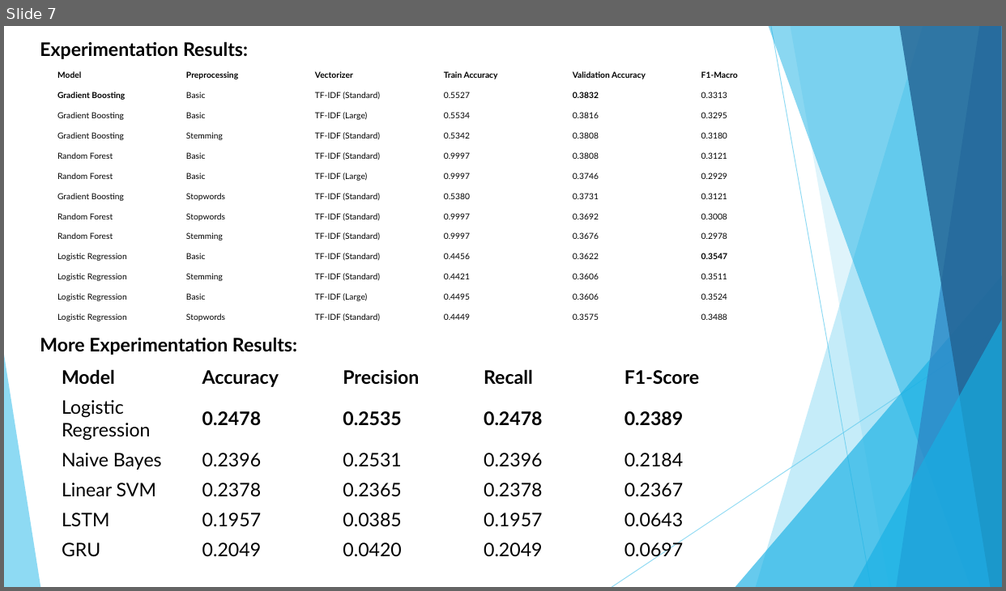
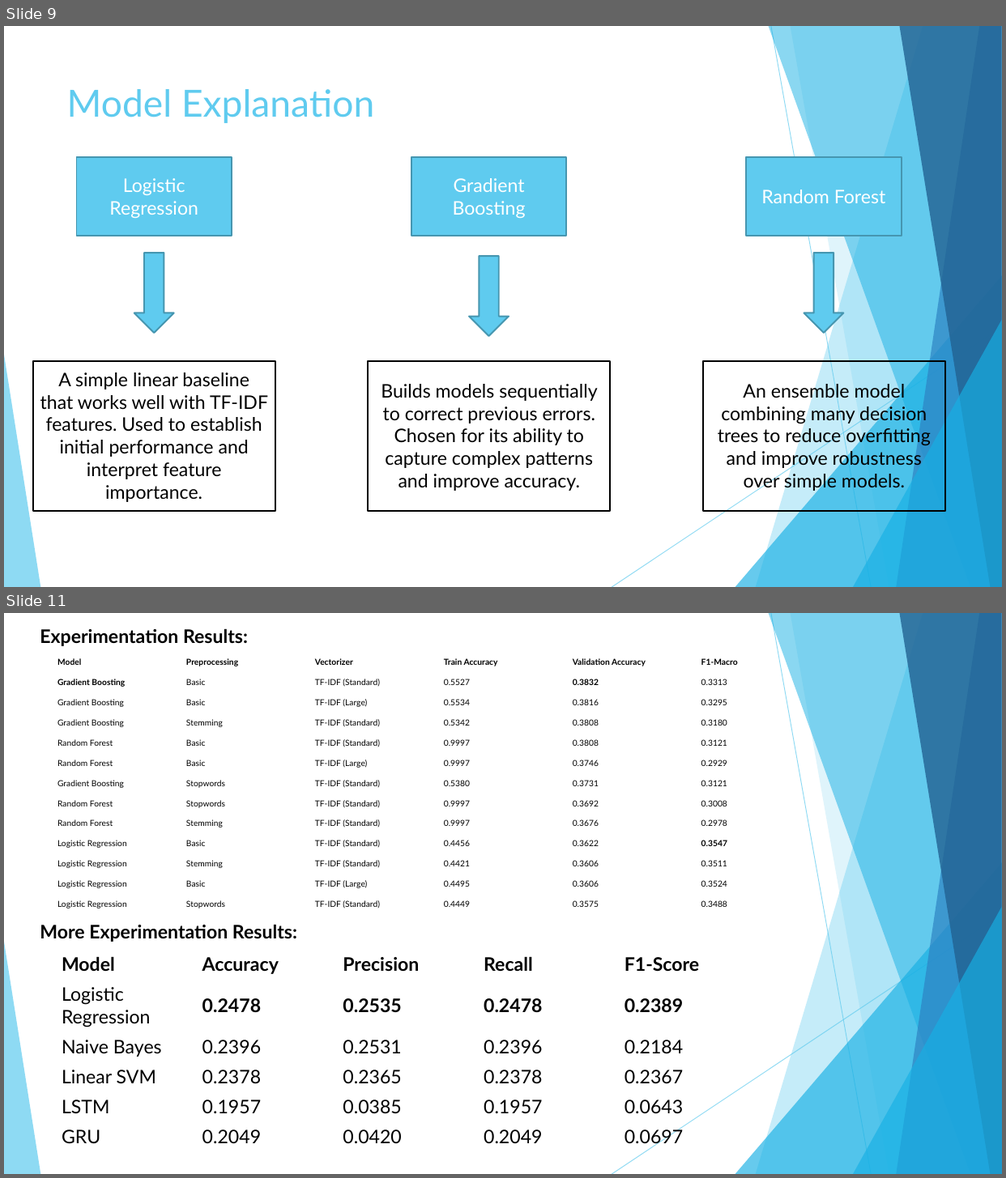
Before and after one commit to MohammedRaghib/Capstone-Project-ML2, a slide deck: Imposter.pptx. Shown one above the other, each under a label of ours: slide 7 before the commit, slides 9 and 11 after it; the slides between them are not shown. The pictures are 1006x591 and 1006x1178 pixels, drawn with LibreOffice and Linux fonts; fonts in the diff are those of the drawing. Boxes give left, top, right and bottom in pixels: in the first picture for what was removed or moved away, otherwise in the second. Text is boxed around its words. In the diff, an @@ line names an element or a change of style, - is before the commit and + after.

```diff
--- a/Imposter.pptx
+++ b/Imposter.pptx
@@ slide 9 added at box(4, 26, 1002, 587), background #FFFFFF; not listed: 10 template elements that a slide beside it also shows @@
@@ title added at box(67, 89, 374, 123), 36 pt, text #5FCBEF @@
+Model Explanation
@@ rectangle added at box(77, 157, 232, 236), fill #5FCBEF, outline #4696B1 1.5 pt, 18 pt, text #FFFFFF @@
+Logistic Regression
@@ rectangle added at box(411, 157, 566, 236), fill #5FCBEF, outline #4696B1 1.5 pt, 18 pt, text #FFFFFF @@
+Gradient Boosting
@@ rectangle added at box(747, 157, 901, 236), fill #5FCBEF, outline #4696B1 1.5 pt, 18 pt, text #FFFFFF @@
+Random Forest
@@ down arrow added at box(134, 253, 174, 333), fill #5FCBEF, outline #4696B1 1.5 pt @@
@@ down arrow added at box(469, 257, 509, 337), fill #5FCBEF, outline #4696B1 1.5 pt @@
@@ down arrow added at box(804, 253, 844, 333), fill #5FCBEF, outline #4696B1 1.5 pt @@
@@ rectangle added at box(33, 361, 275, 512), outline #000000 1.5 pt @@
@@ rectangle added at box(368, 361, 611, 512), outline #000000 1.5 pt @@
@@ rectangle added at box(703, 361, 946, 512), outline #000000 1.5 pt @@
@@ text added at box(40, 373, 268, 502), 18 pt, text #000000 @@
+A simple linear baseline that works well with TF-IDF features. Used to establish initial performance and interpret feature importance.
@@ text added at box(381, 384, 597, 491), 18 pt, text #000000 @@
+Builds models sequentially to correct previous errors. Chosen for its ability to capture complex patterns and improve accuracy.
@@ text added at box(718, 382, 931, 492), 18 pt, text #000000 @@
+An ensemble model combining many decision trees to reduce overfitting and improve robustness over simple models.
@@ what was slide 7 is now slide 11 @@
```
Also in this commit, not shown: 5 other slides added, 1 slide removed.
